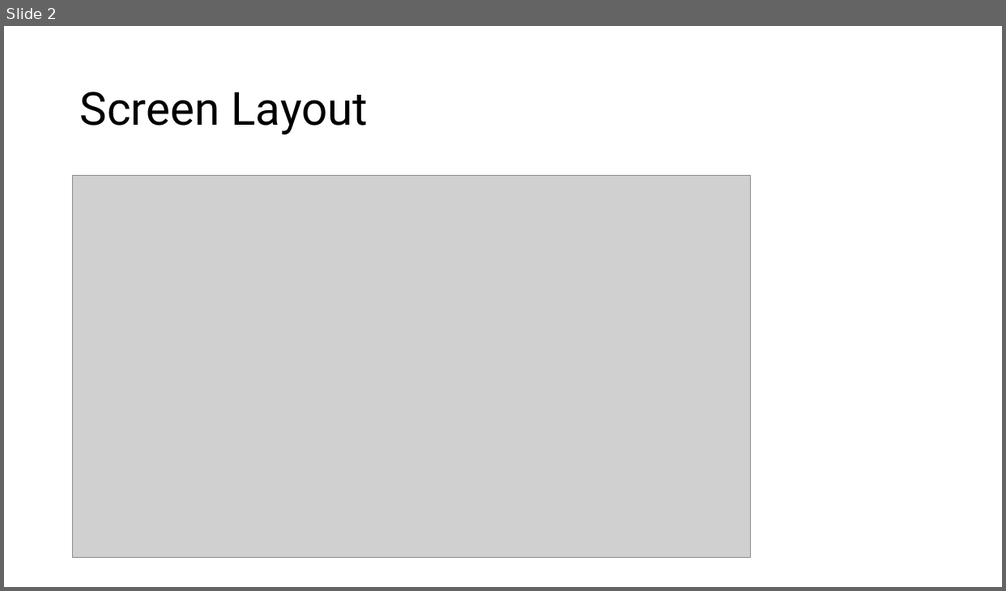
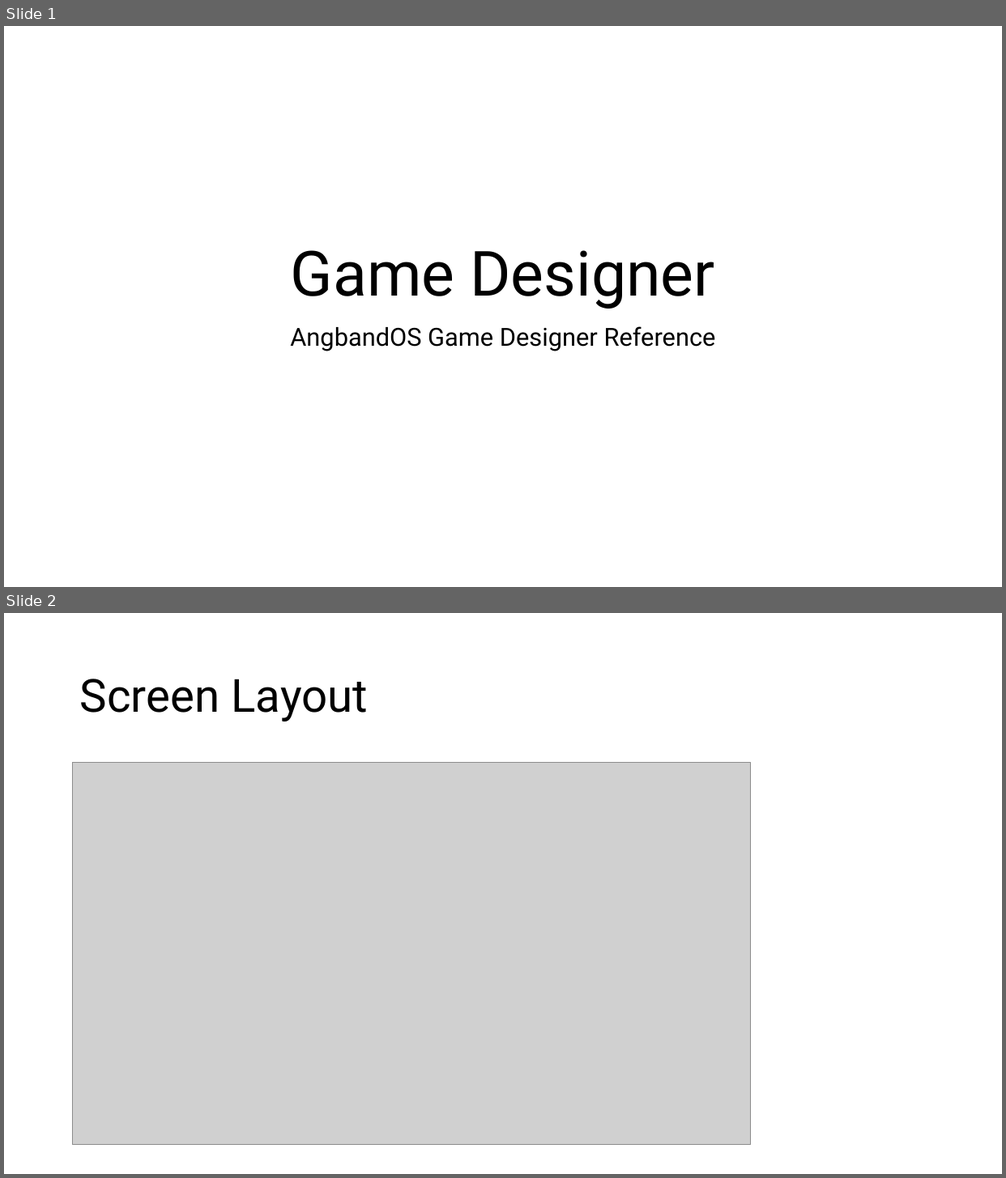
Before and after one commit to marcjohnston/AngbandOS, a slide deck: Documents/Game Designer.pptx. Shown one above the other, each under a label of ours: slide 2 before the commit, slides 1 and 2 after it. The pictures are 1006x591 and 1006x1178 pixels, drawn with LibreOffice and Linux fonts; fonts in the diff are those of the drawing; grey boxes stand for pictures. Boxes give left, top, right and bottom in pixels: in the first picture for what was removed or moved away, otherwise in the second. Text is boxed around its words. In the diff, an @@ line names an element or a change of style, - is before the commit and + after.

```diff
--- a/Documents/Game Designer.pptx
+++ b/Documents/Game Designer.pptx
@@ slide 1 added at (4,26,1002,587), background #FFFFFF @@
@@ title added at (291,250,714,309), 60 pt, text #000000 @@
+Game Designer
@@ subtitle added at (290,327,716,352), 24 pt, text #000000 @@
+AngbandOS Game Designer Reference
```
Also in this commit, not shown: 7 other slides added, 1 slide removed, 1 other file.
